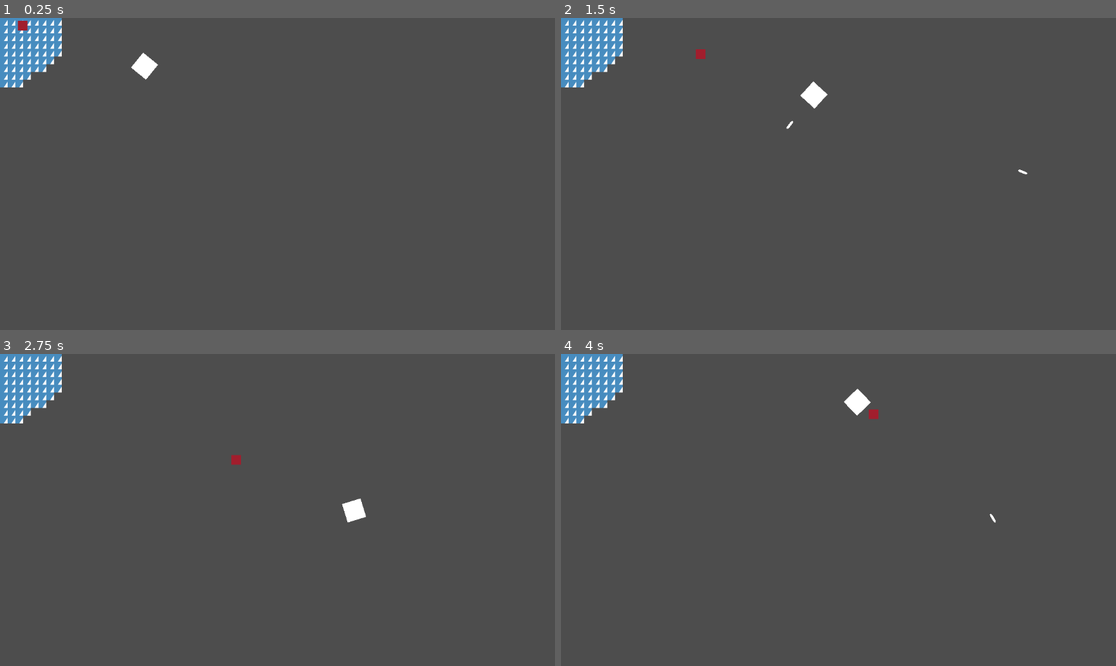
Above: before the commit, frames 1-4 (two rows, left to right).
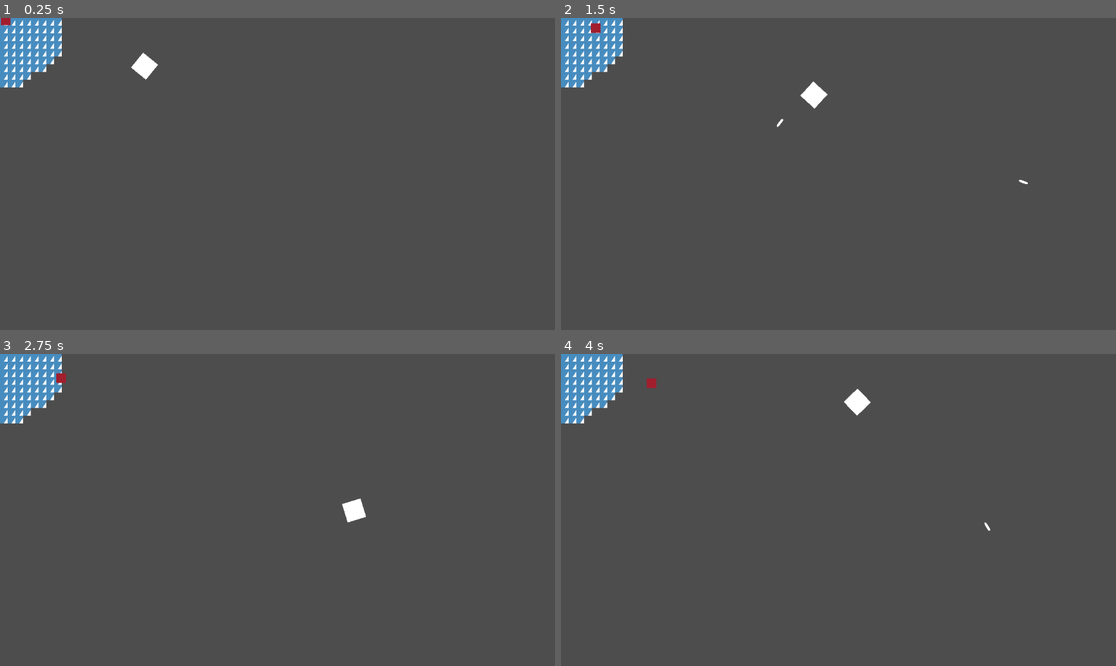
Above: after the commit, the same moments.

Repository: mpatel500/gamejam
Game: Godot game, scene res://world.tscn
Two runs of this game, one before a commit and one after it. Both use one fixed random seed, a clock stepped at 60 frames per second and the inputs below. The engine's default icon, where the game draws it, is replaced by a stand-in: a white triangle on a blue panel in a dark square.
Inputs (mouse positions are in pixels of both pictures, inside the frame that each line leads up to):
- Up to frame 1 (0.25 s): no input
- Up to frame 2 (1.5 s): move the mouse to (960, 158) at 0.52 s; hold Right (right) 0.53-1.28 s; click (960, 158) at 0.6 s; move the mouse to (727, 189) at 1.27 s; hold Down (down) from 1.28 s (still down); click (727, 189) at 1.35 s
- Up to frame 3 (2.75 s): move the mouse to (333, 441) at 2.02 s; release Down (down) at 2.03 s; hold Right (right) from 2.03 s (still down); click (333, 441) at 2.1 s
- Up to frame 4 (4 s): move the mouse to (810, 572) at 2.77 s; release Right (right) at 2.78 s; hold Up (up) 2.78-3.53 s; click (810, 572) at 2.85 s; move the mouse to (1005, 556) at 3.52 s; hold Left (left) from 3.53 s (still down); click (1005, 556) at 3.6 s

The runs differ from the first frame. In frame 1, 0.1% of the frame differs, in the area x 0-6%, y 0-5%; in frame 2, 0.2%, in the area x 5-85%, y 1-54%; in frame 3, 0.1%; in frame 4, 0.1%.

Commit message:
Fixed collision detection

Diff:
--- a/Bad guy.gd
+++ b/Bad guy.gd
@@ -1,5 +1,5 @@
 extends CharacterBody2D
-var SPEED = 200
+var SPEED = 50
 
 func _physics_process(delta):
 	var player_character = get_parent().get_node("Player")
@@ -7,3 +7,10 @@
 	var normalised_direction = direction.normalized()
 	velocity = normalised_direction * SPEED
 	move_and_slide()
+
+
+func _on_bullet_area_entered(area):
+	print_debug("ouchies")
+
+func _on_bullet_body_entered(body):
+	print_debug("double ouchies")
--- a/Bullet.gd
+++ b/Bullet.gd
@@ -5,15 +5,8 @@
 func _physics_process(delta):
 	position += transform.x * SPEED * delta
 
-#func _on_Bullet_body_entered(body):
-	#print_debug("ouchies")
-	#if body.is_in_group("mobs"):
-		#body.queue_free()
-	#queue_free()
-
-
-func _on_bad_guy_area_2d_body_entered(body):
-	print_debug("ouchies")
-	#if body.is_in_group("mobs"):
-		#body.queue_free()
-	queue_free()
+func _on_body_entered(body):
+	if body.is_in_group("mobs"):
+		body.queue_free()
+	if not body.is_in_group("player"):
+		queue_free()
--- a/bullet.tscn
+++ b/bullet.tscn
@@ -1,11 +1,13 @@
-[gd_scene load_steps=4 format=3 uid="uid://c0abhtga00bds"]
+[gd_scene load_steps=5 format=3 uid="uid://c0abhtga00bds"]
 
 [ext_resource type="Script" path="res://Bullet.gd" id="1_8wavi"]
 
 [sub_resource type="CapsuleMesh" id="CapsuleMesh_jfilh"]
 
+[sub_resource type="CanvasTexture" id="CanvasTexture_jd3wm"]
+
 [sub_resource type="CapsuleShape2D" id="CapsuleShape2D_7ky16"]
-radius = 3.0
+radius = 4.0
 height = 20.0
 
 [node name="Bullet" type="Area2D"]
@@ -16,7 +18,12 @@
 rotation = 1.5708
 scale = Vector2(5, 10)
 mesh = SubResource("CapsuleMesh_jfilh")
+texture = SubResource("CanvasTexture_jd3wm")
 
 [node name="CollisionShape2D" type="CollisionShape2D" parent="."]
 rotation = 1.5708
 shape = SubResource("CapsuleShape2D_7ky16")
+one_way_collision_margin = 0.0
+
+[connection signal="area_entered" from="." to="." method="_on_area_entered"]
+[connection signal="body_entered" from="." to="." method="_on_body_entered"]
--- a/player.tscn
+++ b/player.tscn
@@ -4,13 +4,12 @@
 
 [sub_resource type="RectangleShape2D" id="RectangleShape2D_hhm03"]
 
-[node name="Player" type="CharacterBody2D"]
+[node name="Player" type="CharacterBody2D" groups=["player"]]
 position = Vector2(300, 100)
 script = ExtResource("1_1jywu")
-metadata/_edit_group_ = true
 
 [node name="Marker2D" type="Marker2D" parent="."]
-position = Vector2(20, -20)
+position = Vector2(29, -1)
 
 [node name="ColorRect" type="ColorRect" parent="."]
 anchors_preset = 8
--- a/world.tscn
+++ b/world.tscn
@@ -1,8 +1,7 @@
-[gd_scene load_steps=8 format=3 uid="uid://d21dpmn0enwm2"]
+[gd_scene load_steps=7 format=3 uid="uid://d21dpmn0enwm2"]
 
 [ext_resource type="PackedScene" uid="uid://c1juo67xt4b2h" path="res://player.tscn" id="1_42od1"]
 [ext_resource type="Texture2D" uid="uid://cyq0yg08uqbjw" path="res://icon.svg" id="1_tval4"]
-[ext_resource type="PackedScene" uid="uid://c0abhtga00bds" path="res://bullet.tscn" id="3_cu2yr"]
 [ext_resource type="Script" path="res://Bad guy.gd" id="4_gfetk"]
 
 [sub_resource type="TileSetAtlasSource" id="TileSetAtlasSource_d7a0k"]
@@ -87,10 +86,8 @@
 layer_0/z_index = -1
 layer_0/tile_data = PackedInt32Array(65535, 196608, 2, 0, 196608, 2, 1, 196608, 2, 65537, 196608, 2, -65536, 196608, 2, …(4356 unchanged characters)…
 
-[node name="Bullet" parent="." instance=ExtResource("3_cu2yr")]
-position = Vector2(486, 185)
-
 [node name="Bad guy" type="CharacterBody2D" parent="." groups=["mobs"]]
+position = Vector2(0, 1)
 scale = Vector2(0.5, 0.5)
 script = ExtResource("4_gfetk")
 
@@ -117,5 +114,3 @@
 [node name="CollisionShape2D" type="CollisionShape2D" parent="Bad guy/BadGuyArea2D"]
 scale = Vector2(2, 2)
 shape = SubResource("RectangleShape2D_j8cni")
-
-[connection signal="body_entered" from="Bad guy/BadGuyArea2D" to="Bullet" method="_on_bad_guy_area_2d_body_entered"]
